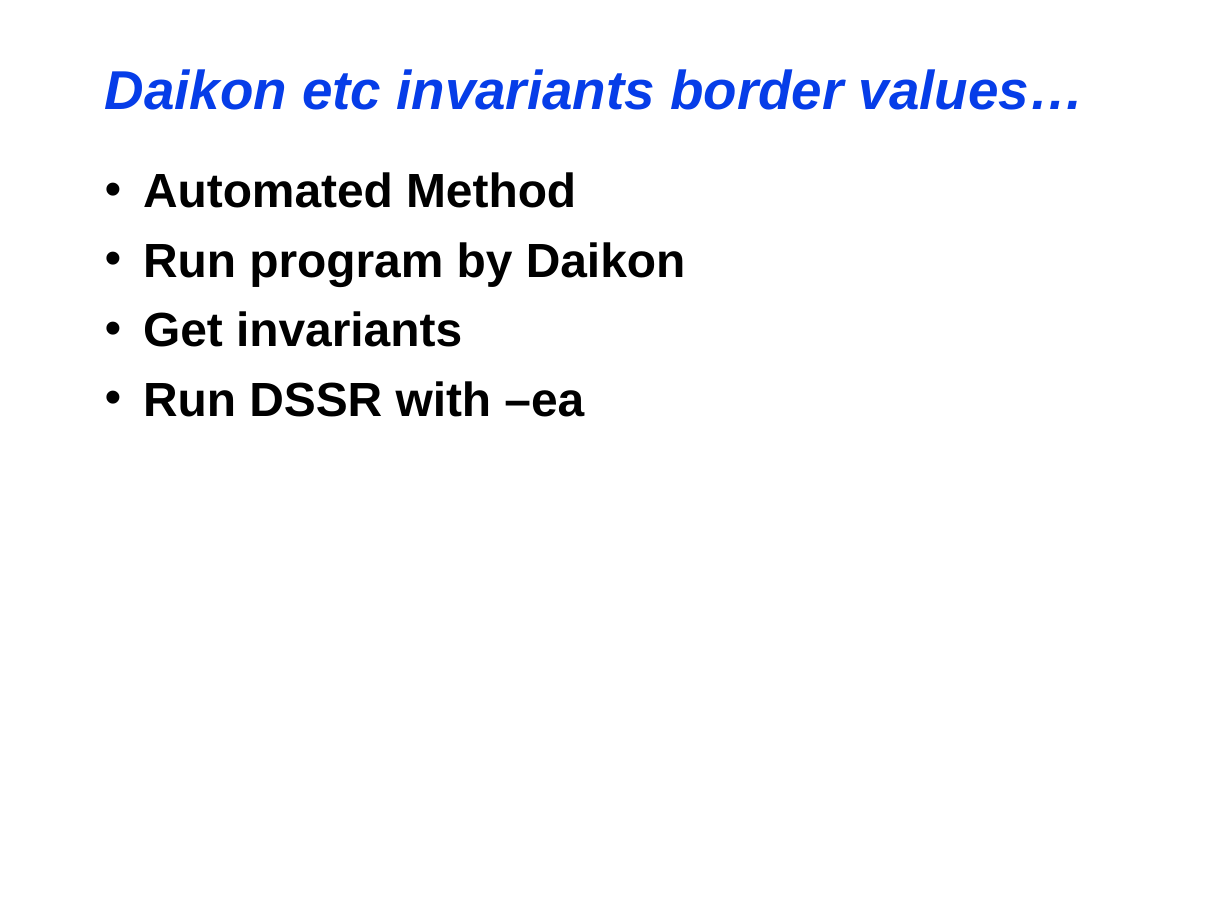
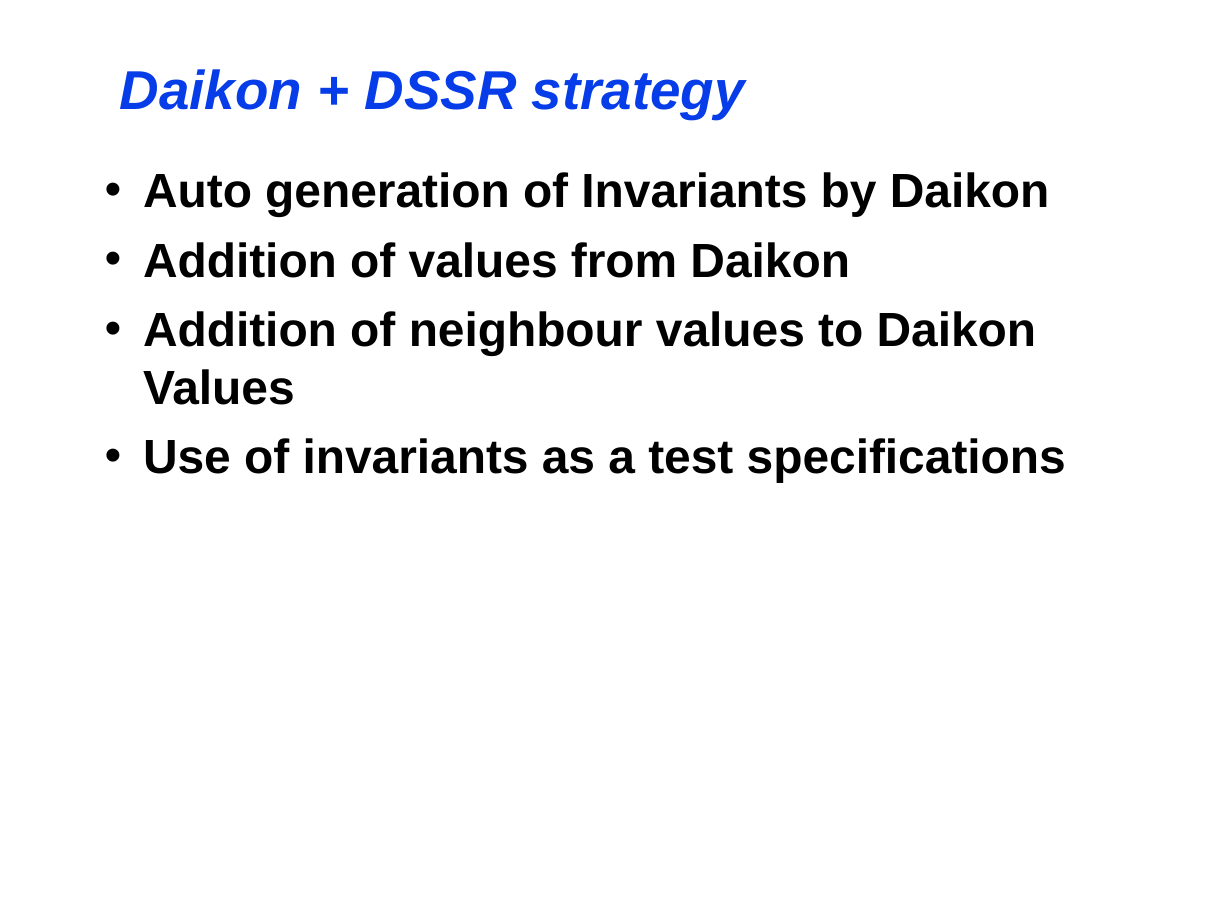
Before and after one commit to maochy/yeti-test, a slide deck: slide 20 of ThesisSeminar/ThesisSeminar.ppt. Drawn at 1232x924 pixels with LibreOffice and Linux fonts; fonts in the diff are those of the drawing. Boxes give left, top, right and bottom in pixels: in the first picture for what was removed or moved away, otherwise in the second. Text is boxed around its words. In the diff, an @@ line names an element or a change of style, - is before the commit and + after.

```diff
--- a/ThesisSeminar/ThesisSeminar.ppt
+++ b/ThesisSeminar/ThesisSeminar.ppt
@@ title at (120,69,745,119): text changed @@
-Daikon etc invariants border values…
+Daikon + DSSR strategy
@@ text at (143,172,1066,483): text changed @@
-• Automated Method
-• Run program by Daikon
-• Get invariants
-• Run DSSR with –ea
+• Auto generation of Invariants by Daikon
+• Addition of values from Daikon
+• Addition of neighbour values to Daikon Values
+• Use of invariants as a test specifications
```
Also in this commit, not shown: 14 other slides changed, 1 slide added, 1 slide removed.
